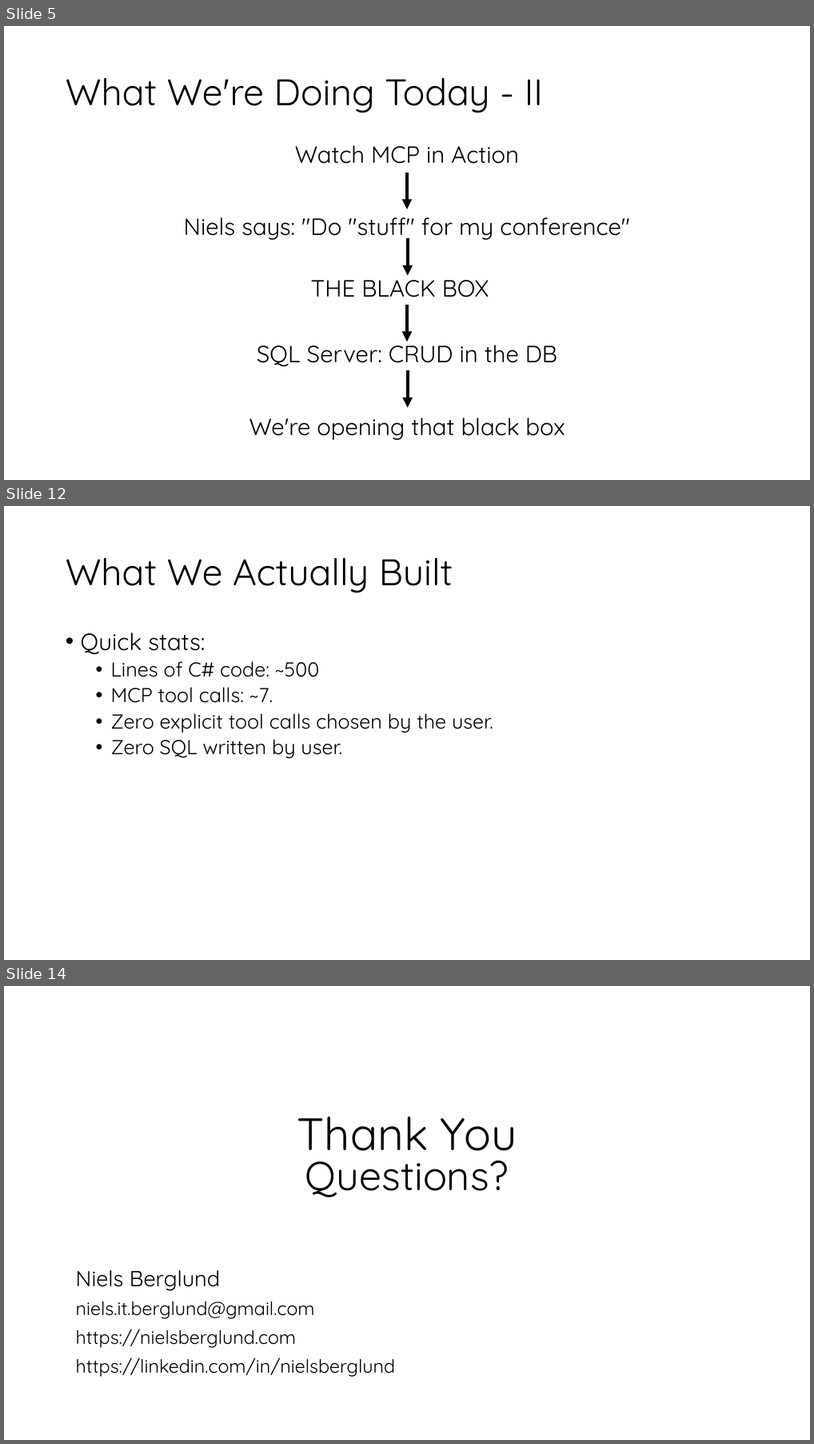
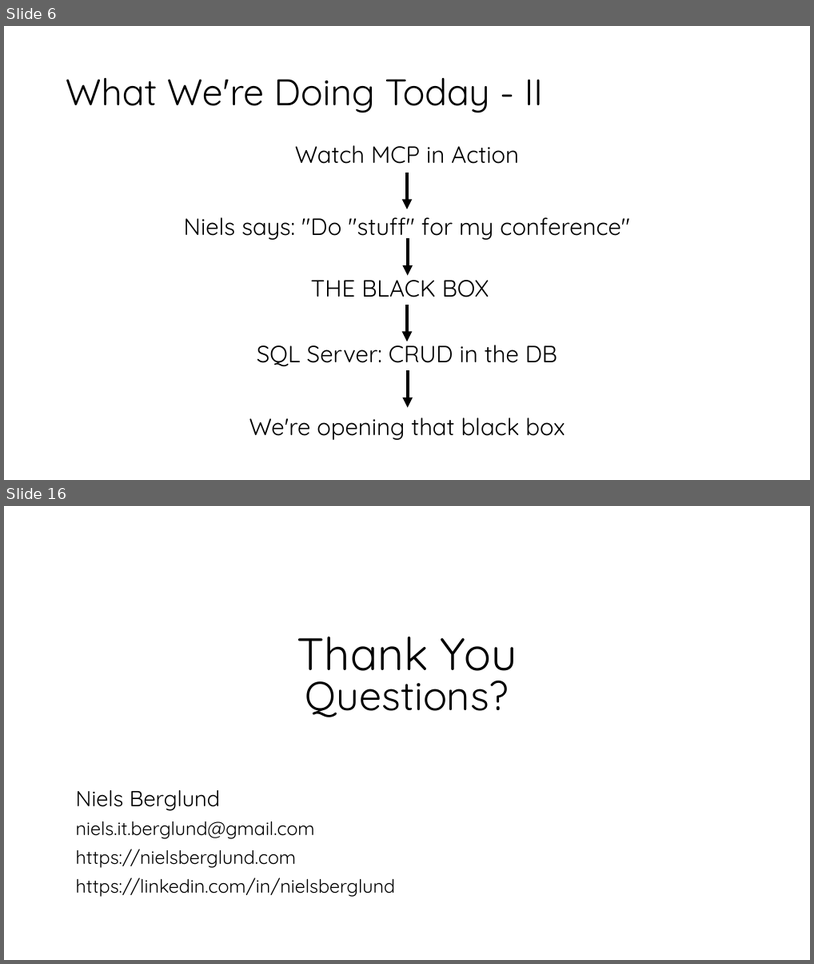
Before and after one commit to nielsberglund/presentations-2025, a slide deck: season-of-ai/mcp/deck/dotnet-mcp.pptx. Shown one above the other, each under a label of ours: slides 5, 12 and 14 before the commit, slides 6 and 16 after it; the slides between them are not shown. The pictures are 814x1444 and 814x964 pixels, drawn with LibreOffice and Linux fonts; fonts in the diff are those of the drawing; background and template pictures are left out. Boxes give left, top, right and bottom in pixels: in the first picture for what was removed or moved away, otherwise in the second. Text is boxed around its words. In the diff, an @@ line names an element or a change of style, - is before the commit and + after.

```diff
--- a/season-of-ai/mcp/deck/dotnet-mcp.pptx
+++ b/season-of-ai/mcp/deck/dotnet-mcp.pptx
@@ slide 12 removed at [4,506,810,960], background picture (left out) @@
@@ title removed at [66,558,453,593] @@
-What We Actually Built
@@ text removed at [81,632,494,758] @@
-• Quick stats:
-  • Lines of C# code: ~500
-  • MCP tool calls: ~7.
-  • Zero explicit tool calls chosen by the user.
-  • Zero SQL written by user.
@@ what was slide 5 is now slide 6 @@
@@ what was slide 14 is now slide 16 @@
```
Also in this commit, not shown: 4 slides changed, 7 slides added, 4 other slides removed, 3 other files.
